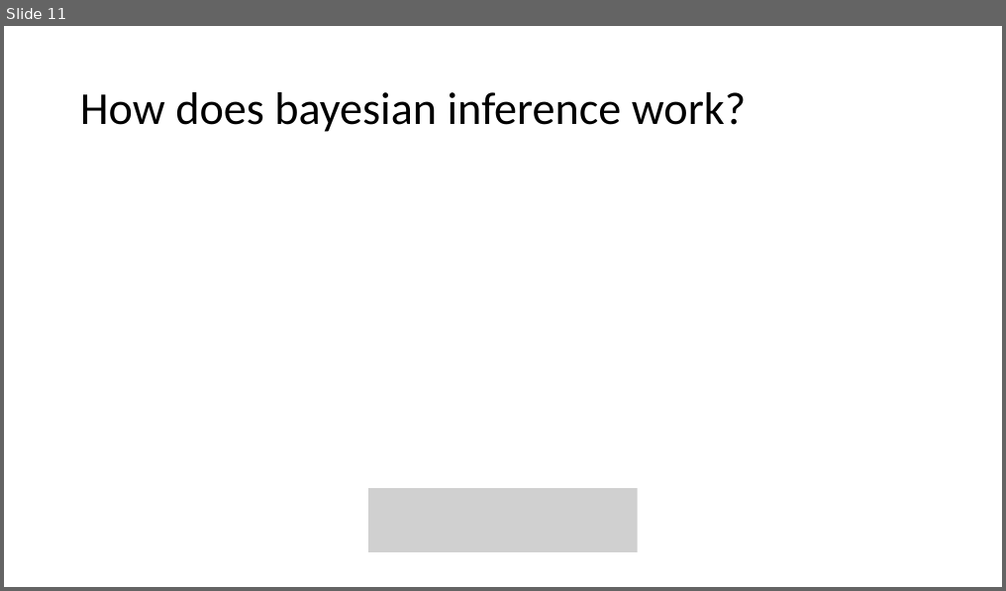
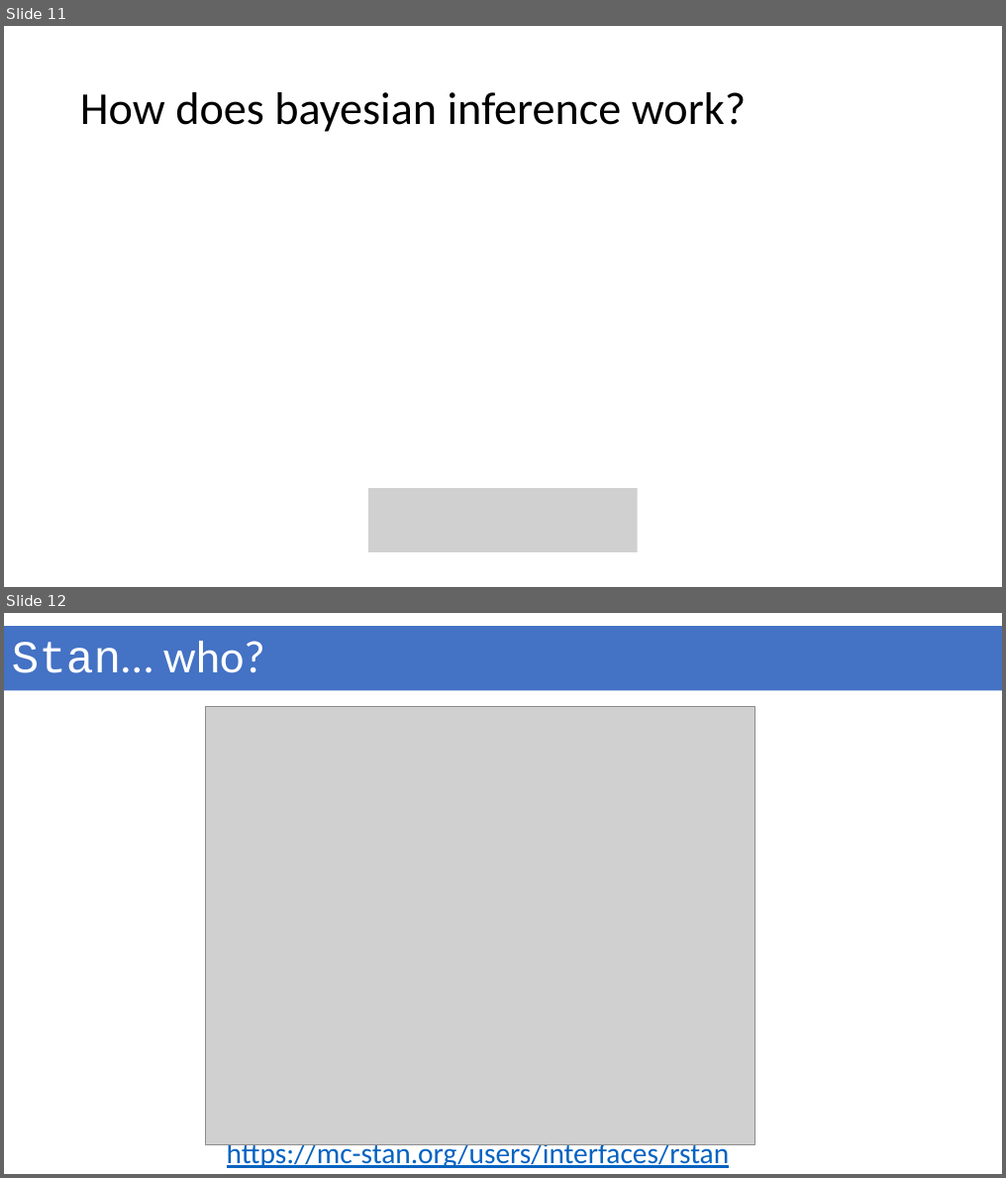
Before and after one commit to geek-lunch/workshops, a slide deck: Intro_to_bayesian/bayesian_stats_with_stan_and_brms.pptx. Shown one above the other, each under a label of ours: slide 11 before the commit, slides 11 and 12 after it. The pictures are 1006x591 and 1006x1178 pixels, drawn with LibreOffice and Linux fonts; fonts in the diff are those of the drawing; grey boxes stand for pictures. Boxes give left, top, right and bottom in pixels: in the first picture for what was removed or moved away, otherwise in the second. Text is boxed around its words. In the diff, an @@ line names an element or a change of style, - is before the commit and + after.

```diff
--- a/Intro_to_bayesian/bayesian_stats_with_stan_and_brms.pptx
+++ b/Intro_to_bayesian/bayesian_stats_with_stan_and_brms.pptx
@@ slide 12 added at bbox=[4, 613, 1002, 1174], background #FFFFFF @@
@@ rectangle added at bbox=[4, 626, 1002, 690], fill #4472C4, 44 pt, text #FFFFFF @@
+Stan… who?
@@ picture added at bbox=[205, 707, 754, 1146] @@
@@ text added at bbox=[227, 1145, 730, 1168], 28 pt, text #0563C1, underline @@
+https://mc-stan.org/users/interfaces/rstan
```
Also in this commit, not shown: 9 other slides added.
